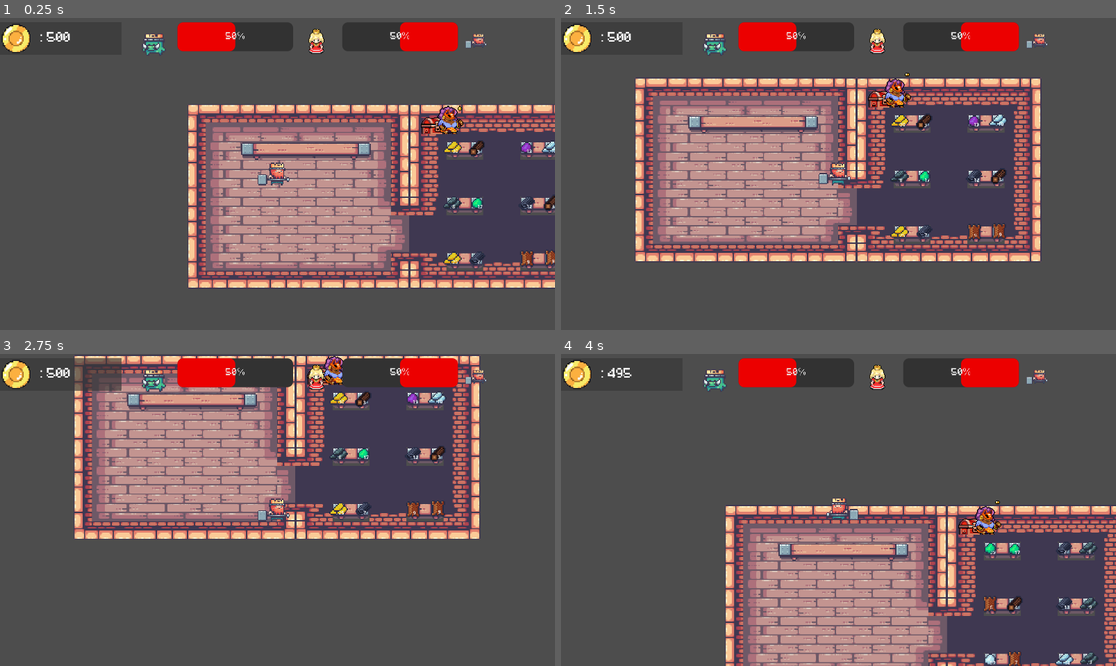
Above: before the commit, frames 1-4 (two rows, left to right).
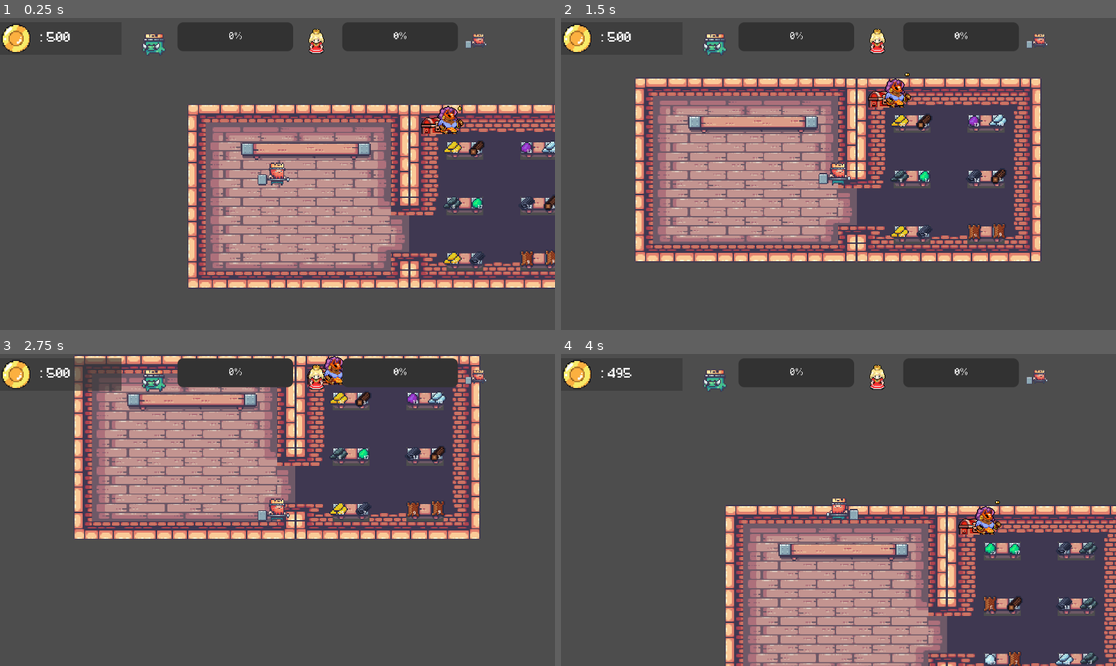
Above: after the commit, the same moments.

Repository: gogolum/GameJam2023
Game: Godot game, scene res://Scene/Main/main_level.tscn
Two runs of this game, one before a commit and one after it. Both use one fixed random seed, a clock stepped at 60 frames per second and the inputs below.
Inputs:
- Up to frame 1 (0.25 s): no input
- Up to frame 2 (1.5 s): hold D (right) 0.53-1.28 s; tap P (sell) at 0.6 s; hold S (down) from 1.28 s (still down); tap Space (craft) at 1.35 s
- Up to frame 3 (2.75 s): tap P (sell) at 1.55, 2.3 s; release S (down) at 2.03 s; hold D (right) from 2.03 s (still down); tap E (interact) at 2.1 s
- Up to frame 4 (4 s): release D (right) at 2.78 s; hold W (up) 2.78-3.53 s; tap P (sell) at 2.85, 3.6 s; tap Space (craft) at 3.5 s; hold A (left) from 3.53 s (still down)

The runs differ from the first frame. In frame 1, 2.0% of the frame differs, in the area x 31-83%, y 1-11%; in frame 2, 2.0%; in frame 3, 2.0%; in frame 4, 2.0%.

Commit message:
UI update

Diff:
--- a/Scene/Main/main_level.gd
+++ b/Scene/Main/main_level.gd
@@ -52,7 +52,7 @@
 func sell_items():
 	for element in $ItemList.get_children():
 		if !element.ismat:
-			Global.coin += element.itemScore * 4
+			Global.coinIncrement += element.itemScore * 4
 			give_item(element)
 			element.queue_free()
 
--- a/Scene/UI/ui.gd
+++ b/Scene/UI/ui.gd
@@ -1,9 +1,15 @@
 extends Control
 
 @onready var coinLable: Label = $CanvasLayer/MarginContainer/HBoxContainer/Coin
+@onready var coinIncrementLabel: Label = $CanvasLayer/MarginContainer/HBoxContainer/coinIncrement
+@onready var adversaireBar: ProgressBar = $CanvasLayer/HBoxContainer/adversaireBar
+@onready var playerBar: ProgressBar = $CanvasLayer/HBoxContainer/BarPlayer
+@onready var nextDayButon: Button = $CanvasLayer/NextDayButton
 
 func _ready():
-	Global.connect("valueChange",changeCoinValue)
+	$CanvasLayer/ColorRect2.visible = false
+	nextDayButon.visible = false
+	Global.connect("valueChange",changeValue)
 	pass
 
 
@@ -11,6 +17,42 @@
 func _process(delta):
 	pass
 
-func changeCoinValue():
+func changeValue():
 	coinLable.text = " : " + str(Global.coin)
+	adversaireBar.value = Global.adversaireScore
+	playerBar.value = Global.playerScore
 	pass
+
+func zoomRendu(playerScoreDay,adversaireScoreDay,day):
+	$CanvasLayer/ColorRect2.visible = true
+	$CanvasLayer/MarginContainer/HBoxContainer.visible = true
+	$CanvasLayer/MarginContainer.visible = true
+	$CanvasLayer/HBoxContainer.position.y += 400
+	$CanvasLayer/HBoxContainer.position.x -= 50
+	$CanvasLayer/AudioStreamPlayer2D.play()
+	await  get_tree().create_timer(1).timeout
+	day = Global.day
+	Global.playerScore += playerScoreDay
+	Global.adversaireScore += adversaireScoreDay[day]
+	await  get_tree().create_timer(0.5).timeout
+	coinIncrementLabel.visible = true
+	coinIncrementLabel.text = "+ " + str(Global.coinIncrement)
+	await  get_tree().create_timer(0.5).timeout
+	nextDayButon.visible = true
+	pass
+
+func NextDay():
+	$CanvasLayer/ColorRect2.visible = false
+	$CanvasLayer/MarginContainer/HBoxContainer.visible = true
+	$CanvasLayer/MarginContainer.visible = true
+	$CanvasLayer/HBoxContainer.position.y -= 400
+	$CanvasLayer/HBoxContainer.position.x += 50
+	coinIncrementLabel.visible = false
+	Global.coin += Global.coinIncrement
+	Global.day += 1
+	nextDayButon.visible = false
+	pass
+
+func _on_button_pressed():
+	NextDay()
+	pass # Replace with function body.
--- a/Scene/UI/ui.tscn
+++ b/Scene/UI/ui.tscn
@@ -6,9 +6,14 @@
 [ext_resource type="Texture2D" uid="uid://dh1sf8lrvr7fr" path="res://Art/Sprites/princess-removebg-preview.png" id="4_nw6dj"]
 [ext_resource type="Texture2D" uid="uid://dx7y8aq7n6tn8" path="res://Art/Sprites/02-King Pig/Ground (38x28).png" id="4_o5y3k"]
 [ext_resource type="Texture2D" uid="uid://b11vaqsup0yg5" path="res://Art/Sprites/01-King Human/Ground (78x58).png" id="6_k6c3r"]
+[ext_resource type="AudioStream" uid="uid://4u5psjunpjgi" path="res://sound/mixkit-completion-of-a-level-2063.wav" id="7_mfi76"]
+
+[sub_resource type="LabelSettings" id="LabelSettings_8tu7n"]
+font = ExtResource("2_t3mti")
 
 [sub_resource type="LabelSettings" id="LabelSettings_ev0ry"]
 font = ExtResource("2_t3mti")
+font_color = Color(0, 0.992157, 0.0705882, 1)
 
 [sub_resource type="StyleBoxFlat" id="StyleBoxFlat_lqalv"]
 bg_color = Color(0.196078, 0.196078, 0.196078, 1)
@@ -46,6 +51,14 @@
 
 [node name="CanvasLayer" type="CanvasLayer" parent="."]
 
+[node name="ColorRect2" type="ColorRect" parent="CanvasLayer"]
+anchors_preset = 15
+anchor_right = 1.0
+anchor_bottom = 1.0
+grow_horizontal = 2
+grow_vertical = 2
+color = Color(0.211765, 0.211765, 0.211765, 0.870588)
+
 [node name="MarginContainer" type="MarginContainer" parent="CanvasLayer"]
 anchors_preset = 1
 anchor_left = 1.0
@@ -74,6 +87,10 @@
 [node name="Coin" type="Label" parent="CanvasLayer/MarginContainer/HBoxContainer"]
 layout_mode = 2
 text = ": 500"
+label_settings = SubResource("LabelSettings_8tu7n")
+
+[node name="coinIncrement" type="Label" parent="CanvasLayer/MarginContainer/HBoxContainer"]
+layout_mode = 2
 label_settings = SubResource("LabelSettings_ev0ry")
 
 [node name="HBoxContainer" type="HBoxContainer" parent="CanvasLayer"]
@@ -88,7 +105,7 @@
 texture = ExtResource("4_o5y3k")
 expand_mode = 3
 
-[node name="ProgressBar" type="ProgressBar" parent="CanvasLayer/HBoxContainer"]
+[node name="adversaireBar" type="ProgressBar" parent="CanvasLayer/HBoxContainer"]
 custom_minimum_size = Vector2(200, 50)
 layout_mode = 2
 theme_override_fonts/font = ExtResource("2_t3mti")
@@ -101,7 +118,7 @@
 texture = ExtResource("4_nw6dj")
 expand_mode = 3
 
-[node name="BarPlayer2" type="ProgressBar" parent="CanvasLayer/HBoxContainer"]
+[node name="BarPlayer" type="ProgressBar" parent="CanvasLayer/HBoxContainer"]
 custom_minimum_size = Vector2(200, 50)
 layout_mode = 2
 size_flags_horizontal = 0
@@ -117,3 +134,17 @@
 
 [node name="TextureProgressBar" type="TextureProgressBar" parent="CanvasLayer/HBoxContainer"]
 layout_mode = 2
+
+[node name="NextDayButton" type="Button" parent="CanvasLayer"]
+offset_left = 700.0
+offset_top = 791.0
+offset_right = 1220.0
+offset_bottom = 919.0
+theme_override_fonts/font = ExtResource("2_t3mti")
+theme_override_font_sizes/font_size = 120
+text = "Next day"
+
+[node name="AudioStreamPlayer2D" type="AudioStreamPlayer2D" parent="CanvasLayer"]
+stream = ExtResource("7_mfi76")
+
+[connection signal="pressed" from="CanvasLayer/NextDayButton" to="." method="_on_button_pressed"]
--- a/Scene/global/Global.gd
+++ b/Scene/global/Global.gd
@@ -6,3 +6,23 @@
 	set(value):
 		coin = value
 		valueChange.emit()
+
+var coinIncrement = 0:
+	set(value):
+		coinIncrement = value
+		valueChange.emit()
+
+
+var playerScore = 0:
+	set(value):
+		playerScore = value
+		valueChange.emit()
+
+var adversaireScore = 0:
+	set(value):
+		adversaireScore = value
+		valueChange.emit()
+
+var day = 0:
+	set(value):
+		day = value
--- a/Scene/menu/menu.tscn
+++ b/Scene/menu/menu.tscn
@@ -48,6 +48,8 @@
 layout_mode = 2
 theme_override_fonts/font = ExtResource("1_ab6y4")
 theme_override_font_sizes/font_size = 80
+toggle_mode = true
+text = "TUTORIAL"
 
 [node name="Button3" type="Button" parent="VBoxContainer"]
 custom_minimum_size = Vector2(500, 100)
Not shown: 1 places in Scene/UI/ui.tscn that only renumber resources
Not shown, added: sound/mixkit-completion-of-a-level-2063.wav.import
Not shown, added: sound/mixkit-completion-of-a-level-2063.wav
